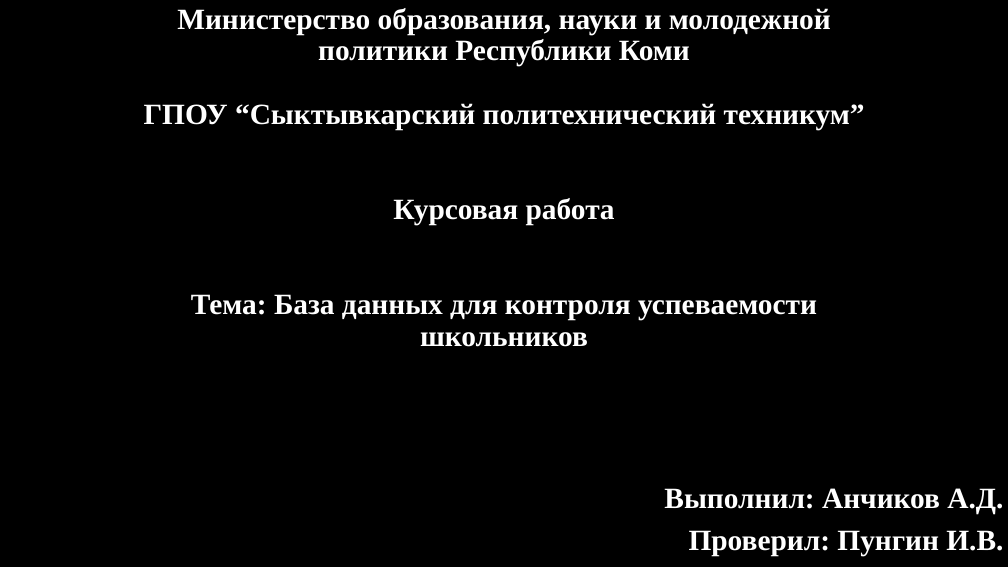
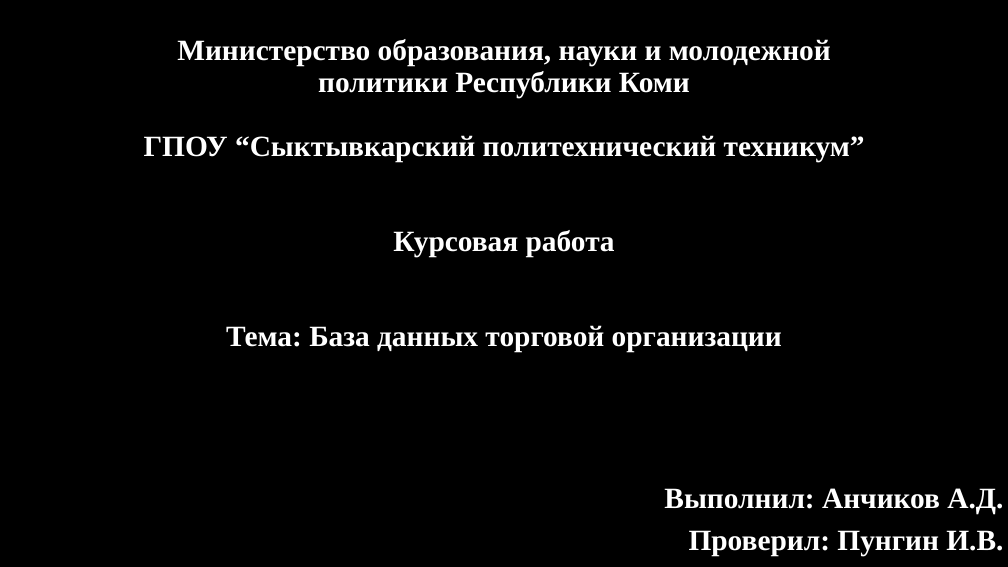
Before and after one commit to AlexFResh59/trade_organization, a slide deck: slide 1 of Курсовая работа.pptx. Drawn at 1008x567 pixels with LibreOffice and Linux fonts; fonts in the diff are those of the drawing; background and template pictures are left out. Boxes give left, top, right and bottom in pixels: in the first picture for what was removed or moved away, otherwise in the second. Text is boxed around its words. In the diff, an @@ line names an element or a change of style, - is before the commit and + after.

Commit message:
правка темы в презентации

```diff
--- a/Курсовая работа.pptx
+++ b/Курсовая работа.pptx
@@ subtitle at (144, 39, 865, 352): text changed @@
-Министерство образования, науки и молодежной политики Республики Коми
-ГПОУ “Сыктывкарский политехнический техникум”
-Курсовая работа
-Тема: База данных для контроля успеваемости школьников
+Министерство образования, науки и молодежной политики Республики Коми
+ГПОУ “Сыктывкарский политехнический техникум”
+Курсовая работа
+Тема: База данных торговой организации
```
